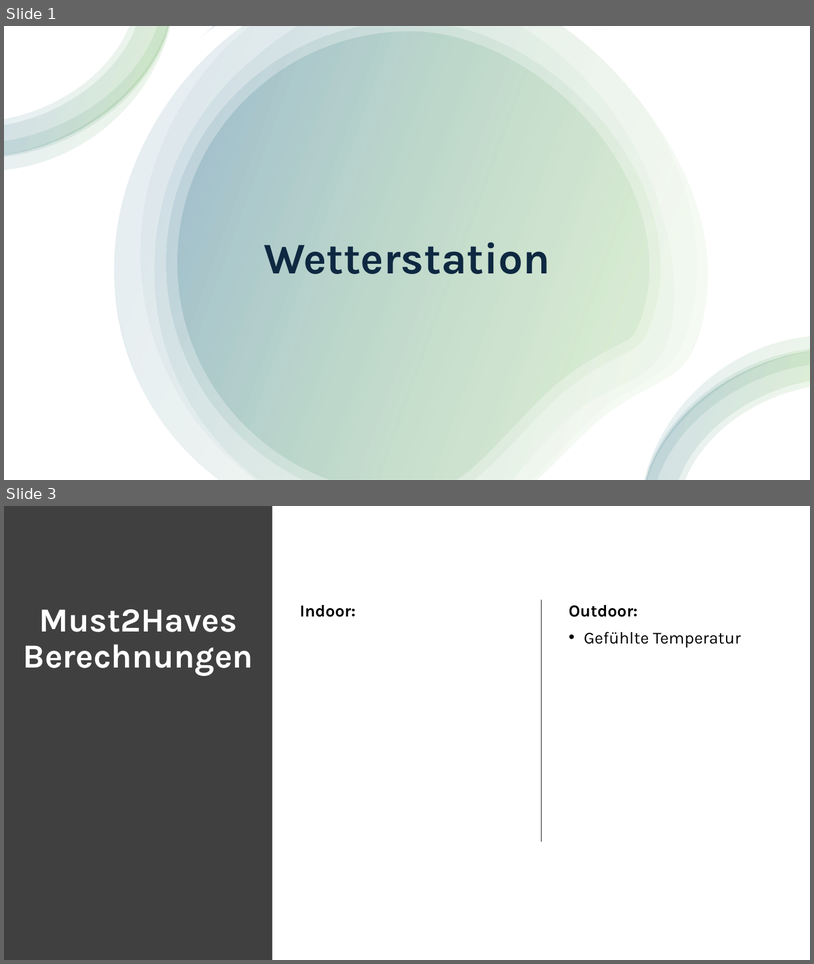
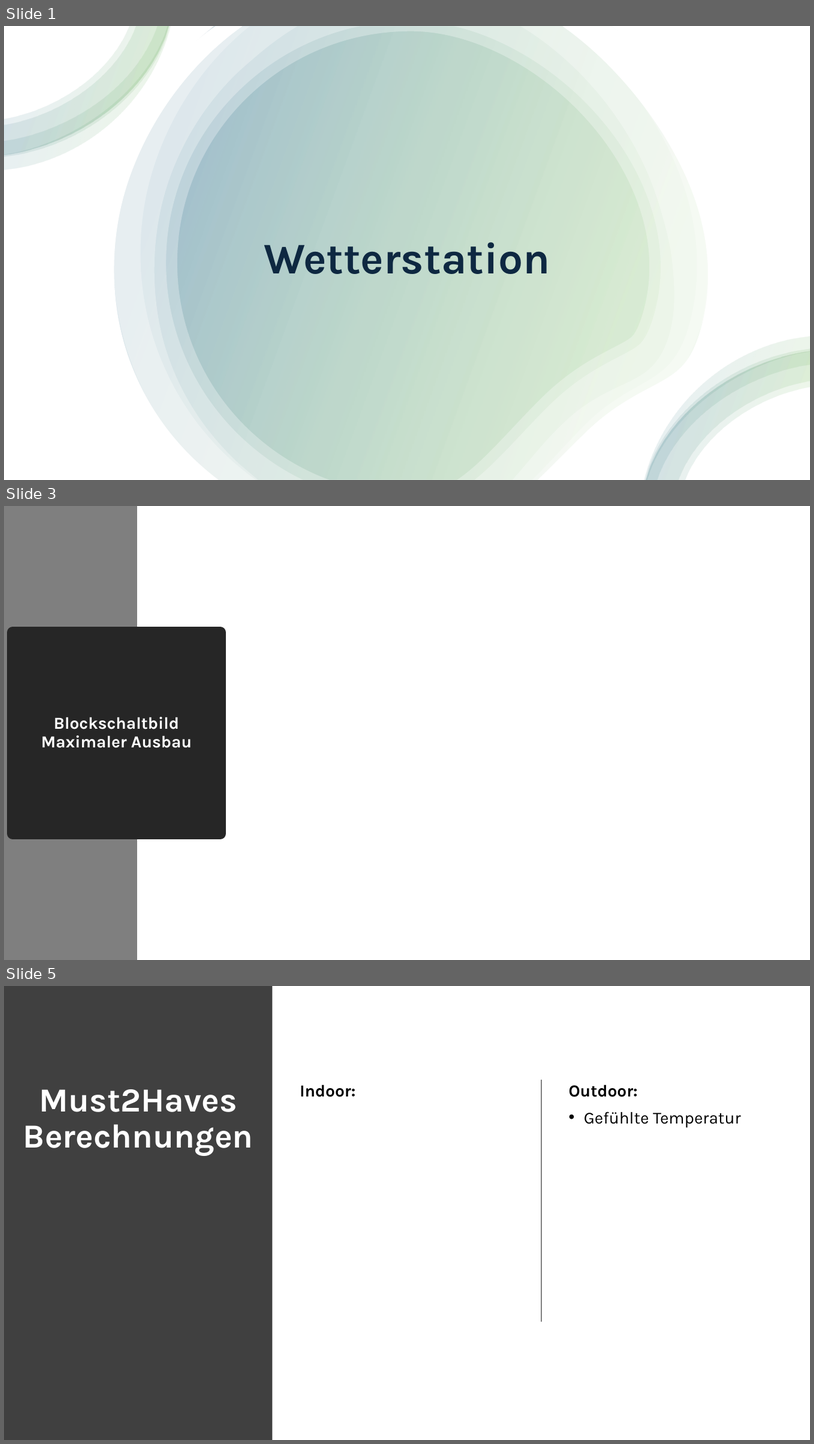
Before and after one commit to EatingJan1/Wetterstation-Bulme-Werkstaetten-Projekt-2024-2025, a slide deck: Vorstellung.pptx. Shown one above the other, each under a label of ours: slides 1 and 3 before the commit, slides 1, 3 and 5 after it; the slides between them are not shown. The pictures are 814x964 and 814x1444 pixels, drawn with LibreOffice and Linux fonts; fonts in the diff are those of the drawing. Boxes give left, top, right and bottom in pixels: in the first picture for what was removed or moved away, otherwise in the second. Text is boxed around its words. In the diff, an @@ line names an element or a change of style, - is before the commit and + after.

```diff
--- a/Vorstellung.pptx
+++ b/Vorstellung.pptx
@@ slide 3 added at box(4, 506, 810, 960), background #FFFFFF @@
@@ rectangle added at box(4, 506, 137, 960), fill #7F7F7F @@
@@ title added at box(12, 633, 220, 833), fill #262626, outline #262626 13.75 pt, 20 pt, text #FFFFFF, bold @@
+Blockschaltbild
+Maximaler Ausbau
@@ what was slide 3 is now slide 5 @@
```
Also in this commit, not shown: 3 slides changed, 2 other slides added, 2 slides removed.
